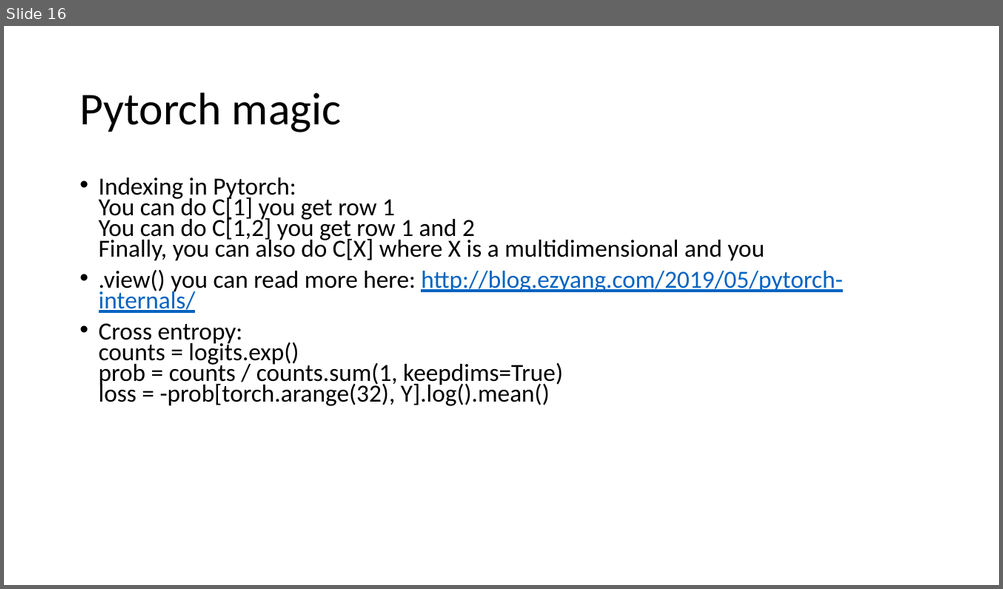
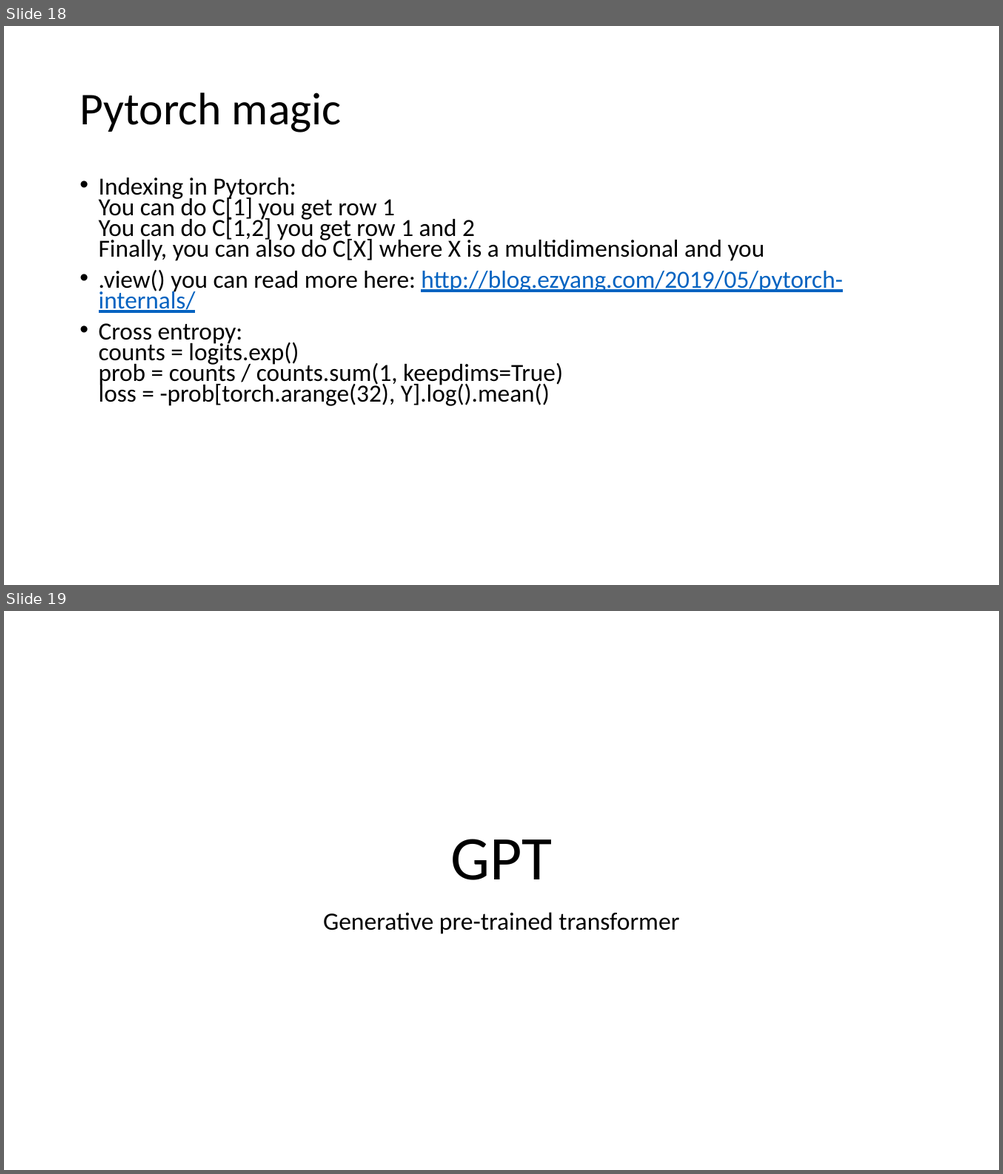
Before and after one commit to bodzio50318/genAiWorkshop, a slide deck: AiDem.pptm. Shown one above the other, each under a label of ours: slide 16 before the commit, slides 18 and 19 after it. The pictures are 1003x589 and 1003x1174 pixels, drawn with LibreOffice and Linux fonts; fonts in the diff are those of the drawing. Boxes give left, top, right and bottom in pixels: in the first picture for what was removed or moved away, otherwise in the second. Text is boxed around its words. In the diff, an @@ line names an element or a change of style, - is before the commit and + after.

```diff
--- a/AiDem.pptm
+++ b/AiDem.pptm
@@ slide 19 added at [4,611,999,1170], background #FFFFFF @@
@@ title added at [450,839,552,880], 60 pt, text #000000 @@
+GPT
@@ subtitle added at [323,912,679,934], 24 pt, text #000000 @@
+Generative pre-trained transformer
@@ what was slide 16 is now slide 18 @@
```
Also in this commit, not shown: 6 slides changed, 3 other slides added, 1 slide removed, 1 other file.
